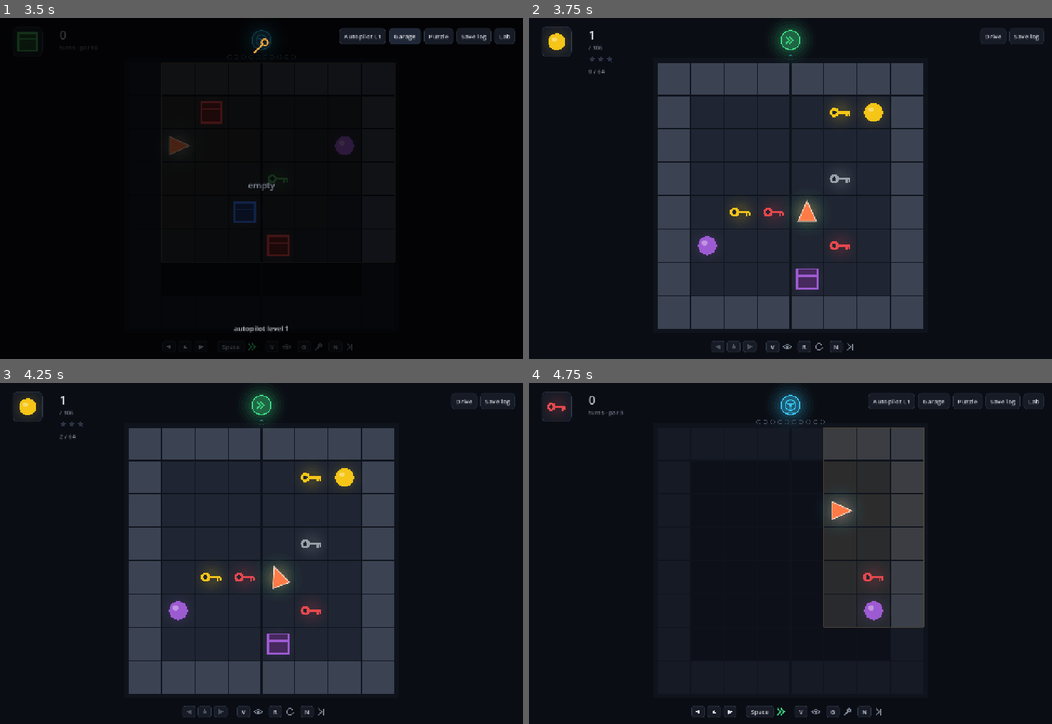
Above: before the commit, frames 1-4 (two rows, left to right).
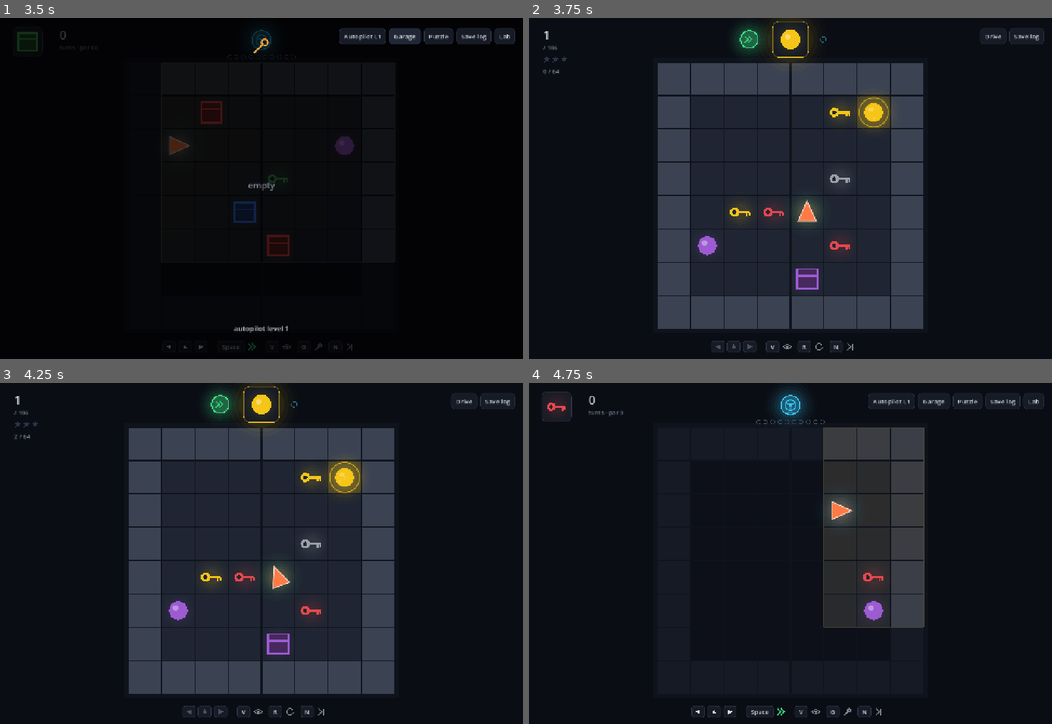
Above: after the commit, the same moments.

Repository: kakasolg/babyai-laya-probe
Game: Godot game, scene res://main.tscn
Two runs of this game, one before a commit and one after it. Both use one fixed random seed, a clock stepped at 60 frames per second and the inputs below.
Inputs:
- Up to frame 1 (3.5 s): click "Autopilot L1" at 0.5 s; click "Autopilot L2" at 1.25 s; click "Autopilot L3" at 2 s; click "Garage" at 2.75 s
- Up to frame 2 (3.75 s): click "Puzzle" at 3.5 s
- Up to frame 3 (4.25 s): no input
- Up to frame 4 (4.75 s): click "Drive" at 4.25 s

Frame 1 is identical in both runs. In frame 2, 1.7% of the frame differs, in the area x 2-70%, y 0-33%; in frame 3, 1.8%; in frame 4, nothing differs.

Commit message:
drive puzzle: show the goal on the board and at top centre
MoKa: the target (e.g. the red key) should shimmer on the board, and a goal
badge at top left is hard to notice. Matching objects now get a tinted
floor, a slow breathing ring in their colour and rising sparks. The goal
card moves to top centre with the same breathing colour; who is driving sits
left of it, the move slots and the stars right of it; puzzle number, best
stars and turns move to the top left.

Co-Authored-By: Claude Opus 5.5 <noreply@anthropic.com>
Host: Moka-Windows-Dev

Diff:
--- a/godot/drive/puzzle_game.gd
+++ b/godot/drive/puzzle_game.gd
@@ -33,6 +33,8 @@
 var lit_t := 0.0
 var lit_share := [0.0, 0.0, 0.0]
 var move_rects := {}         # action -> Rect2 of its marker while stopped
+var sparks: Array = []       # rising sparks over the matching objects
+var spark_t := 0.0
 var saving := true           # off for checks and screenshots
 
 
@@ -227,6 +229,20 @@
 	super._process(delta)
 	if phase == "result":
 		lit_t += delta
+	# a slow drift of sparks above every matching object, so the goal is seen on the board, not only in the badge
+	spark_t += delta
+	while spark_t > 0.09 and not room.is_empty():
+		spark_t -= 0.09
+		var ps: Array = room["target"]["positions"]
+		var t: Array = ps[rng.randi() % ps.size()]
+		var c := _px(Vector2(int(t[0]), int(t[1])))
+		sparks.append({"p": c + Vector2(rng.randf_range(-0.3, 0.3) * CELL, rng.randf_range(0.0, 0.25) * CELL),
+			"v": Vector2(rng.randf_range(-6, 6), -rng.randf_range(18, 34)), "life": rng.randf_range(1.0, 1.8),
+			"max": 1.8, "r": rng.randf_range(1.5, 3.0)})
+	for s in sparks:
+		s["p"] += s["v"] * delta
+		s["life"] -= delta
+	sparks = sparks.filter(func(s): return s["life"] > 0.0)
 
 
 func _unhandled_input(event: InputEvent) -> void:
@@ -273,12 +289,28 @@
 
 func _draw_room() -> void:
 	super._draw_room()
+	_draw_goal()
 	if phase == "result" and result == "success":
 		_draw_lit()
 		_draw_car()
 	move_rects.clear()
 	if phase == "drive" and state == "stuck" and glide_t >= 1.0:
 		_draw_moves()
+
+
+## Every matching object: a tinted floor, a slow breathing ring in its colour, and the sparks from _process.
+func _draw_goal() -> void:
+	var col: Color = COLORS.get(room["target"]["color"], Color.WHITE)
+	var pulse := 0.5 + 0.5 * sin(clock * 3.0)
+	for t in room["target"]["positions"]:
+		var cell := Vector2(int(t[0]), int(t[1]))
+		var c := _px(cell)
+		draw_rect(Rect2(BOARD + cell * CELL, Vector2(CELL, CELL)).grow(-1.5), Color(col, 0.10 + 0.06 * pulse))
+		_glow(c, CELL * 0.3, col, 0.6 + 0.6 * pulse)
+		draw_arc(c, CELL * (0.40 + 0.05 * pulse), 0, TAU, 40, Color(col, 0.35 + 0.4 * pulse), 2.5, true)
+	for s in sparks:
+		var a: float = clampf(s["life"] / 0.6, 0.0, 1.0) * clampf((float(s["max"]) - s["life"]) / 0.3, 0.0, 1.0)
+		draw_circle(s["p"], s["r"], Color(col.lightened(0.3), 0.8 * a))
 
 
 ## Bit h of lit[level][(y-1)*6 + (x-1)]: from (x, y) facing h that level's autopilot gets there alone.
@@ -333,47 +365,54 @@
 
 func _draw_hud() -> void:
 	var font := get_theme_default_font()
-	var badge := Rect2(32, 22, 76, 76)
-	_round(badge, Color("#161b25"), Color("#2c3546"))
-	_draw_object(room["target"]["type"], COLORS.get(room["target"]["color"], Color.WHITE), badge.get_center(), 76)
+	# the goal, top centre: the first thing the eye meets, breathing in its own colour like the objects on the board
+	var gcol: Color = COLORS.get(room["target"]["color"], Color.WHITE)
+	var pulse := 0.5 + 0.5 * sin(clock * 3.0)
+	var card := Rect2(W / 2.0 - 46, 8, 92, 92)
+	_glow(card.get_center(), 34, gcol, 0.7 + 0.5 * pulse)
+	_round(card, Color("#141a25"), Color(gcol, 0.5 + 0.4 * pulse), 16)
+	_draw_object(room["target"]["type"], gcol, card.get_center(), 88)
 	var n: int = room["target"]["positions"].size()
 	if n > 1:
 		for i in n:
-			draw_circle(Vector2(badge.position.x + 10 + i * 10, badge.end.y + 10), 3.0, C_MUTED)
-	# which puzzle, and the most stars it has had
-	draw_string(font, Vector2(150, 54), "%d" % (pidx + 1), HORIZONTAL_ALIGNMENT_LEFT, -1, 30, C_TEXT)
-	draw_string(font, Vector2(150, 80), "/ %d" % pack.size(), HORIZONTAL_ALIGNMENT_LEFT, -1, 15, C_MUTED)
-	var had := int(best.get(String(room["seed"]), 0))
-	for i in 3:
-		_star(Vector2(160 + i * 22, 104), 8, C_STUCK if i < had else Color("#2c3546"))
-	# the indicator (top centre)
-	var ic := Vector2(W / 2.0, 56)
-	if phase == "result" or phase == "win" or phase == "fail":
-		for i in 3:
-			_star(ic + Vector2((i - 1) * 54, 0), 22, C_STUCK if i < stars else Color("#2c3546"), true)
-	else:
+			draw_circle(Vector2(card.get_center().x - (n - 1) * 6.0 + i * 12.0, card.end.y - 9), 3.0, Color(gcol, 0.8))
+	# left of the goal: who is driving (or, after the room, nothing)
+	var ic := Vector2(W / 2.0 - 104, 54)
+	if phase == "drive":
 		var col := _state_color()
 		var k := 1.0
 		if state == "stuck":
 			k = 0.6 + 0.4 * (0.5 + 0.5 * sin(clock * 7.0))
-		_glow(ic, 24, col, 1.4 * k)
-		draw_circle(ic, 24, Color(col, 0.18 * k))
-		draw_arc(ic, 24, 0, TAU, 40, Color(col, k), 3.0)
+		_glow(ic, 22, col, 1.4 * k)
+		draw_circle(ic, 22, Color(col, 0.18 * k))
+		draw_arc(ic, 22, 0, TAU, 40, Color(col, k), 3.0)
 		if state == "auto":
 			_chevrons(ic, col)
 		else:
-			_wheel(ic, 13, col)
-	# the driver's moves so far against the fewest: one slot per move of nudge_par, filled as they are used
+			_wheel(ic, 12, col)
+	# right of the goal: the driver's moves against the fewest (one slot per move of nudge_par), then the stars
 	var par := int(room["nudge_par"])
 	var slots := maxi(par, nudges)
-	for i in slots:
-		var c := Vector2(W / 2.0 - (slots - 1) * 11.0 + i * 22.0, 100)
-		if i < nudges:
-			draw_circle(c, 6.0, C_MANUAL if i < par else C_STUCK)
-		else:
-			draw_arc(c, 6.0, 0, TAU, 16, Color(C_MANUAL, 0.45), 1.5)
-	# turns used of the 64
-	draw_string(font, Vector2(150, 140), "%d / %d" % [turns, LIMIT], HORIZONTAL_ALIGNMENT_LEFT, -1, 15, C_MUTED)
+	var x0 := W / 2.0 + 82
+	if phase == "result" or phase == "win" or phase == "fail":
+		for i in 3:
+			_star(Vector2(x0 + 10 + i * 46, 46), 19, C_STUCK if i < stars else Color("#2c3546"), true)
+		for i in slots:
+			draw_circle(Vector2(x0 + 2 + i * 16, 84), 4.5, C_MANUAL if i < par else C_STUCK)
+	else:
+		for i in slots:
+			var c := Vector2(x0 + i * 24, 54)
+			if i < nudges:
+				draw_circle(c, 7.0, C_MANUAL if i < par else C_STUCK)
+			else:
+				draw_arc(c, 7.0, 0, TAU, 16, Color(C_MANUAL, 0.5), 1.5)
+	# top left: which puzzle, the most stars it has had, turns used of the 64
+	draw_string(font, Vector2(36, 54), "%d" % (pidx + 1), HORIZONTAL_ALIGNMENT_LEFT, -1, 30, C_TEXT)
+	draw_string(font, Vector2(36, 80), "/ %d" % pack.size(), HORIZONTAL_ALIGNMENT_LEFT, -1, 15, C_MUTED)
+	var had := int(best.get(String(room["seed"]), 0))
+	for i in 3:
+		_star(Vector2(44 + i * 22, 104), 8, C_STUCK if i < had else Color("#2c3546"))
+	draw_string(font, Vector2(36, 140), "%d / %d" % [turns, LIMIT], HORIZONTAL_ALIGNMENT_LEFT, -1, 15, C_MUTED)
 	# the lit share per level, shown as each level's light comes on
 	if phase == "result" and result == "success":
 		for lv in 3:
